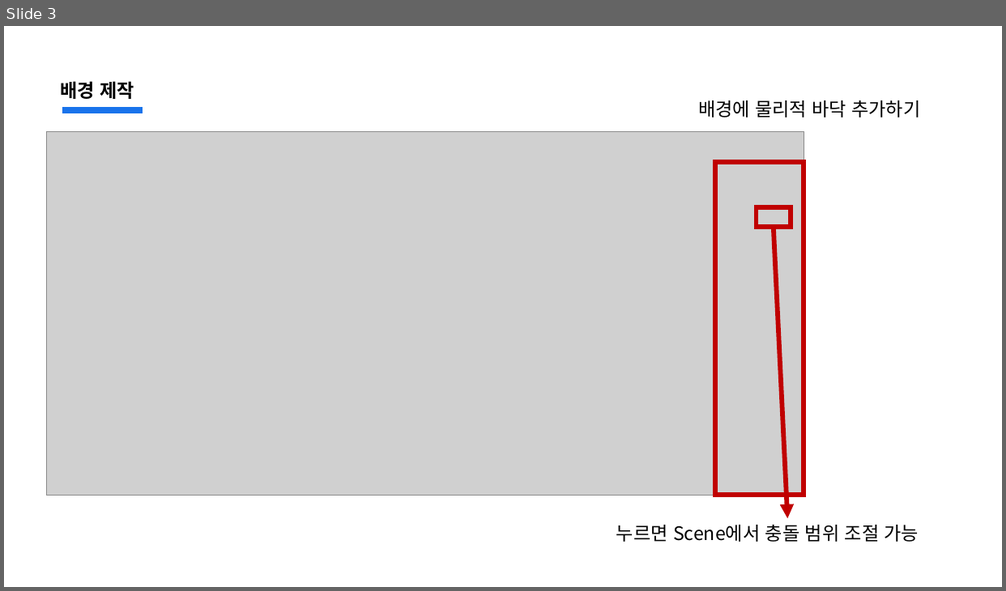
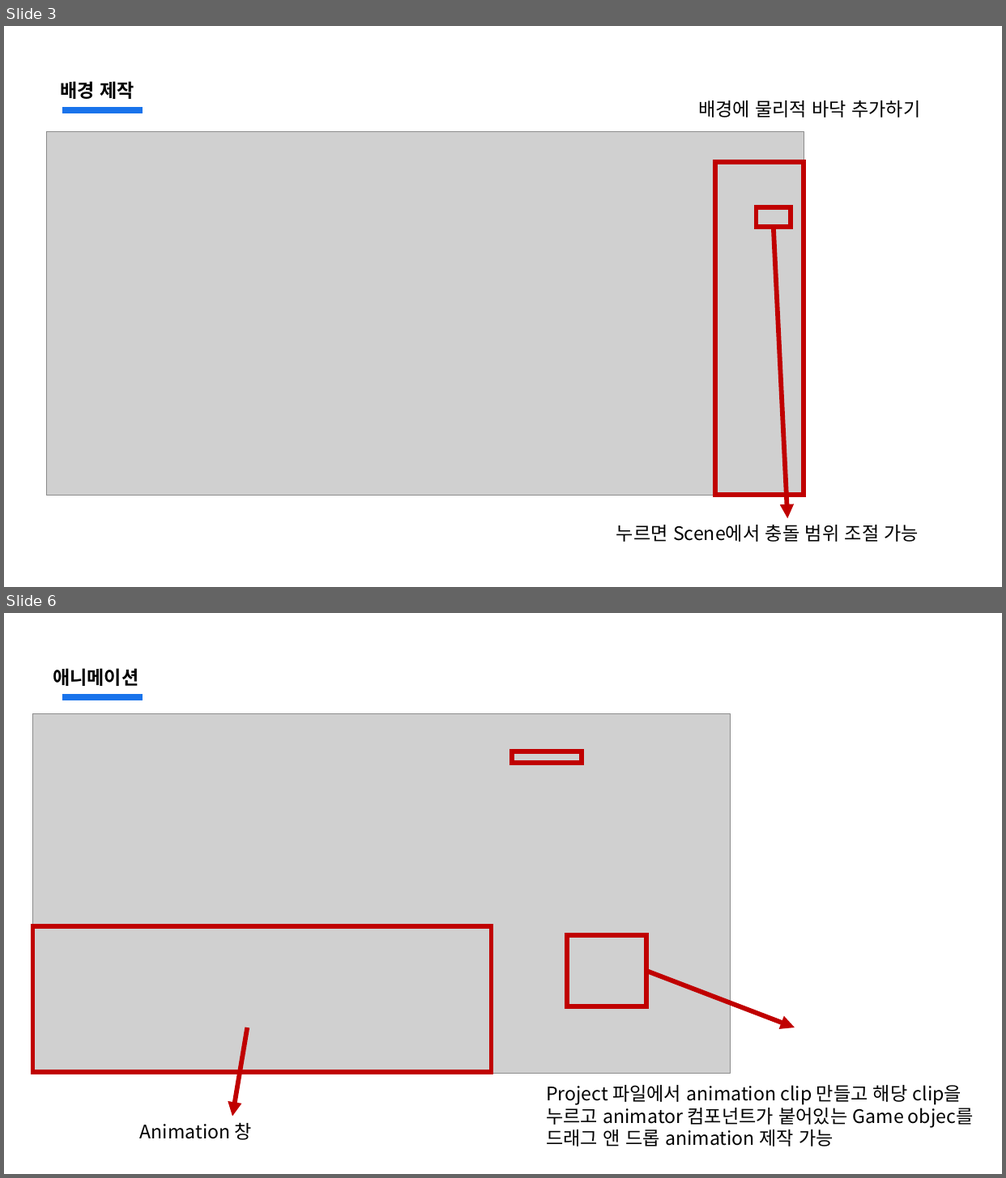
Before and after one commit to jsjin01/MJsec_Unity_Mentoring, a slide deck: MJsec_게임 개발 멘토링/MJsec_3주차.pptx. Shown one above the other, each under a label of ours: slide 3 before the commit, slides 3 and 6 after it; the slides between them are not shown. The pictures are 1006x591 and 1006x1178 pixels, drawn with LibreOffice and Linux fonts; fonts in the diff are those of the drawing; grey boxes stand for pictures. Boxes give left, top, right and bottom in pixels: in the first picture for what was removed or moved away, otherwise in the second. Text is boxed around its words. In the diff, an @@ line names an element or a change of style, - is before the commit and + after.

```diff
--- a/MJsec_게임 개발 멘토링/MJsec_3주차.pptx
+++ b/MJsec_게임 개발 멘토링/MJsec_3주차.pptx
@@ slide 6 added at <box>4,613,1002,1174</box>, background #FFFFFF; not listed: 1 template element that a slide beside it also shows @@
@@ text added at <box>53,668,138,686</box>, 18 pt, text #000000, bold @@
+애니메이션
@@ picture added at <box>33,714,731,1073</box> @@
@@ rectangle added at <box>513,752,582,763</box>, outline #C00000 4.5 pt @@
@@ rectangle added at <box>33,926,492,1072</box>, outline #C00000 4.5 pt @@
@@ rectangle added at <box>568,935,647,1007</box>, outline #C00000 4.5 pt @@
@@ arrow added from (646, 971) to (795, 1028), #C00000 4.5 pt @@
@@ arrow added from (247, 1028) to (232, 1117), #C00000 4.5 pt @@
@@ text added at <box>546,1085,974,1147</box>, 18 pt, text #000000 @@
+Project 파일에서 animation clip 만들고 해당 clip을 누르고 animator 컴포넌트가 붙어있는 Game objec를 드래그 앤 드롭 animation 제작 가능
@@ text added at <box>140,1122,252,1140</box>, 18 pt, text #000000 @@
+Animation 창
```
Also in this commit, not shown: 1 slide changed, 6 other slides added, 27 other files.
